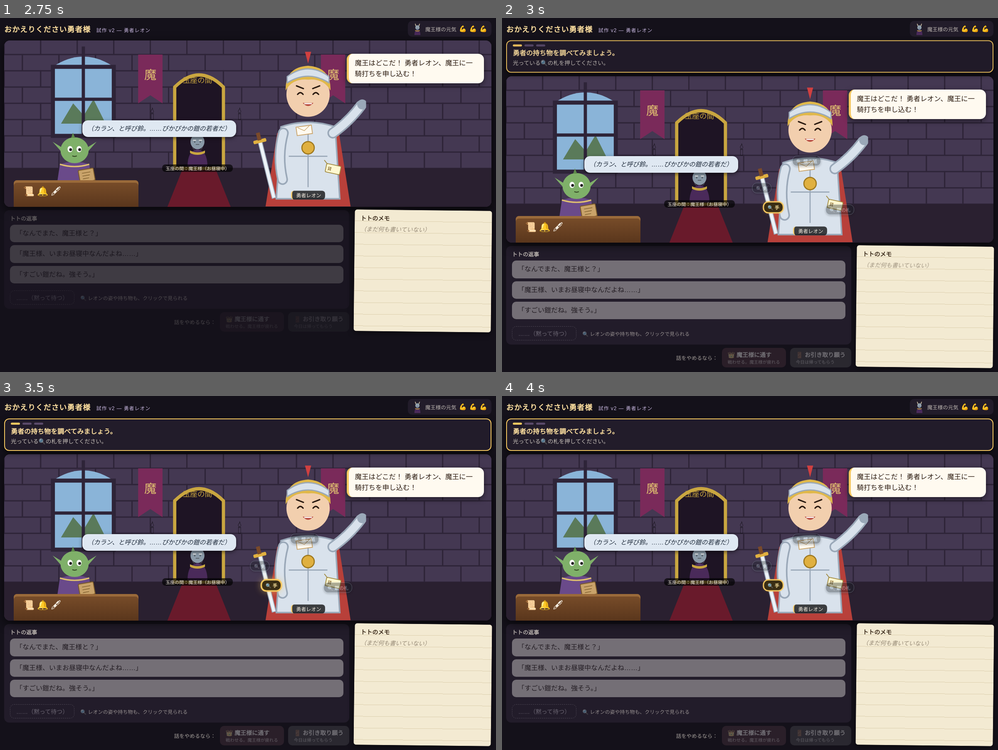
Above: before the commit, frames 1-4 (two rows, left to right).
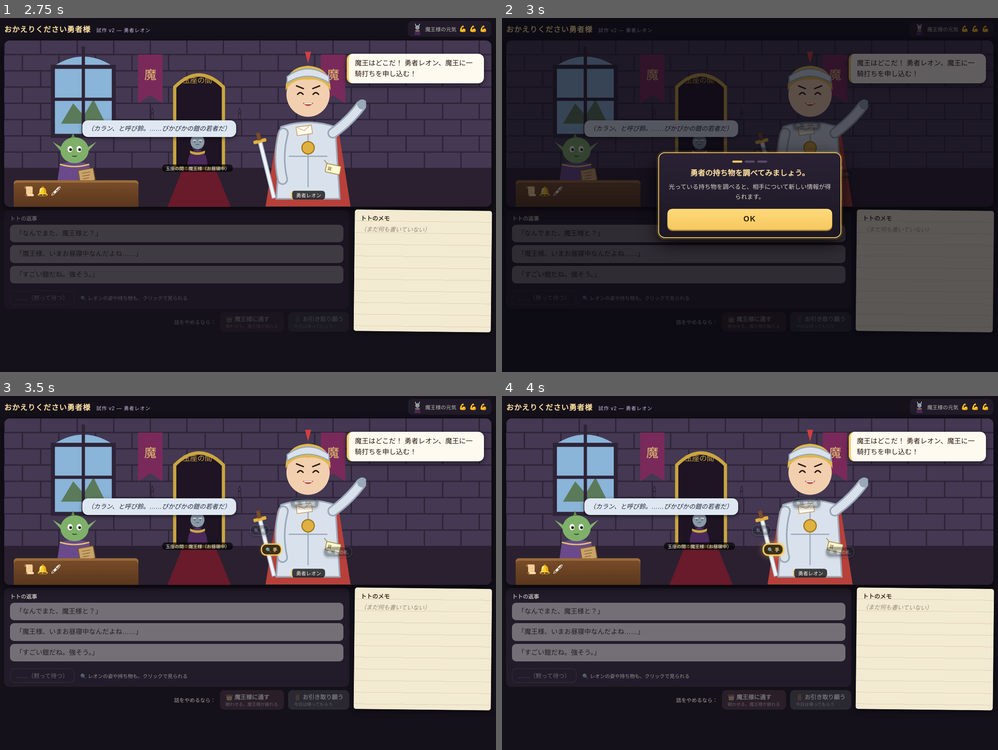
Above: after the commit, the same moments.

Repository: nakad-j/negotiation-quest
Game: browser game, page prototype/okaeri_v2/index.html
The game is run twice, just before and just after one commit, with the same random seed, the same clock (stepped at 60 frames per second) and the same inputs.
Inputs (mouse positions are in pixels of both pictures, inside the frame that each line leads up to; where the layout moved, square brackets give the same spot in the first picture):
- Up to frame 1 (2.75 s): click "▶ 次へ" at 0.27 s; click "▶ 続ける" at 0.52 s; hold Right 1.03-1.53 s; click (248, 141) at 1.07 s; tap Space every 0.5 s from 1.1 to 2.6 s; hold Down 1.58-1.85 s; click (148, 106) at 1.67 s; hold Left 1.9-2.47 s; click (347, 99) at 2.27 s; tap Escape at 2.52 s; hold Up from 2.52 s (still down)
- Up to frame 2 (3 s): release Up at 2.82 s; click (824, 156) [824, 191] at 2.87 s; hold Right from 2.87 s (still down)
- Up to frame 3 (3.5 s): keep holding Right; tap Space at 3.1 s; click (248, 597) at 3.27 s, where only the run after the commit has a clickable "OK"; click (124, 544) [124, 580] at 3.47 s
- Up to frame 4 (4 s): release Right at 3.53 s; hold Up 3.58-3.82 s; tap Space at 3.6 s; hold Left from 3.87 s (still down)

Frame 1 is identical in both runs. In frame 2, 66% of the frame differs, in the area x 0-100%, y 1-99%; in frame 3, 56%; in frame 4, 56%.

Commit message:
Convert tutorial to sequential modal dialogs
Replace the persistent coach panel with one centered modal per step:
read -> OK -> perform the highlighted action -> next modal.
Sequence: inspect hands -> repeat back a word -> choose a reply ->
final "これで準備は整いました…" modal; its OK unlocks everything and
shows the toast 「交渉係トト、お仕事開始！」.

- While a modal is open, TUT.allow() refuses every game action, #app is
  inert, outside clicks and Escape do nothing.
- OK is single-shot and starts a 350ms input guard so rapid taps cannot
  fall through to the game (also after the final OK).
- Each modal opens with a short ✓ line acknowledging the previous action.
- Completion flag and ?tutorial replay unchanged; game rules untouched.

Co-Authored-By: Claude Opus 5.5 <noreply@anthropic.com>

Diff:
--- a/prototype/okaeri_v2/tutorial.css
+++ b/prototype/okaeri_v2/tutorial.css
@@ -4,8 +4,7 @@
 body.tut #word-hint { display: none !important; }
 
 /* いま押す相手：金色の光（「本当の望み」と同じ色） */
-/* 上に貼りつく手引きの札の下に隠れないように、札の高さぶん余白をとってスクロールする */
-.tut-target, body.tut #replies-box { scroll-margin: calc(var(--coach-h, 0px) + 8px) 0 12px; }
+.tut-target, body.tut #replies-box { scroll-margin: 16px; }
 .badge.tut-target { background: #3a2e14; color: #ffe6a0; border-color: var(--need); animation: tutGlow 1.4s ease-in-out infinite; z-index: 5; }
 .word.tut-target { background: #ffe2a8; border-bottom: 2px solid #c07a30; animation: tutGlow 1.4s ease-in-out infinite; -webkit-box-decoration-break: clone; box-decoration-break: clone; }
 .reply.tut-target { animation: tutGlow 1.4s ease-in-out infinite; }
@@ -21,43 +20,46 @@
 .badge.tut-off:hover { transform: none; background: #10202ce6; color: #9fd0f0; }
 #silence.tut-off:hover { background: transparent; } .d-btn.tut-off:hover { filter: saturate(.4); }
 
-/* 手引きの札：タイトルの下・舞台の上（ふつうの並び）。スクロールしても、画面の上に貼りついて読める */
-#coach {
-  position: -webkit-sticky; position: sticky; top: env(safe-area-inset-top, 0px); z-index: 50;
-  background: #221c2a; border: 2px solid var(--need); border-radius: 12px; padding: 8px 14px 10px;
-  box-shadow: 0 4px 14px #000a; color: #f3ece0; animation: coachIn .3s ease-out;
+/* お知らせ（モーダル）：画面の真ん中に1枚。下の画面はうっすら暗く。OK だけが押せる */
+#tut-modal {
+  position: fixed; inset: 0; z-index: 100; display: flex; align-items: center; justify-content: center;
+  padding: max(16px, env(safe-area-inset-top)) max(16px, env(safe-area-inset-right)) max(16px, env(safe-area-inset-bottom)) max(16px, env(safe-area-inset-left));
+  background: #0a0810a6; animation: tmFade .25s ease-out; overscroll-behavior: contain; touch-action: none;
 }
-@keyframes coachIn { from { transform: translateY(-8px); opacity: 0; } }
-#coach.ok { border-color: var(--ok); }
-#coach.nudge { animation: coachNudge .4s; }
-@keyframes coachNudge { 20%, 60% { transform: translateX(-6px); } 40%, 80% { transform: translateX(6px); } }
-.co-dots { display: flex; gap: 6px; margin-bottom: 5px; }
-.co-dots span { width: 22px; height: 5px; border-radius: 3px; background: #5a4a6a; }
-.co-dots span.past { background: var(--ok); } .co-dots span.now { background: var(--need); }
-.co-title { font-size: 12.5px; color: var(--need); letter-spacing: .1em; margin-bottom: 2px; }
-.co-text { font-size: 16px; font-weight: bold; line-height: 1.5; color: #ffe0a0; }
-.co-text.co-ok { color: #c8f0d2; font-weight: normal; }
-.co-sub { font-size: 13.5px; line-height: 1.5; opacity: .8; margin-top: 2px; }
-#coach-go { display: block; width: 100%; margin-top: 10px; min-height: 48px; font-size: 16px; font-weight: bold; border: 0; border-radius: 10px;
-  background: #2e7a3e; color: #fff; cursor: pointer; touch-action: manipulation; }
-#coach-go:hover { background: #3a9a4e; }
+@keyframes tmFade { from { background: #0a081000; } }
+.tm-box {
+  width: min(440px, 100%); max-height: 100%; overflow-y: auto; touch-action: pan-y;
+  background: linear-gradient(#2a2234, #1c1724); border: 2px solid var(--need); border-radius: 16px;
+  padding: 18px 20px 18px; box-shadow: 0 0 0 4px #f6c86022, 0 12px 40px #000d; color: #f3ece0; text-align: center;
+  animation: tmIn .3s cubic-bezier(.3, 1.3, .5, 1);
+}
+@keyframes tmIn { from { transform: translateY(12px) scale(.94); opacity: 0; } }
+.tm-dots { display: flex; justify-content: center; gap: 6px; margin-bottom: 12px; }
+.tm-dots span { width: 24px; height: 5px; border-radius: 3px; background: #5a4a6a; }
+.tm-dots span.past { background: var(--ok); } .tm-dots span.now { background: var(--need); }
+.tm-ack { font-size: 13.5px; line-height: 1.55; color: #c8f0d2; background: #2e6a3e33; border: 1px solid #6fcf8a55; border-radius: 10px; padding: 6px 10px; margin-bottom: 12px; }
+.tm-head { font-size: 12.5px; letter-spacing: .12em; color: var(--need); margin-bottom: 4px; }
+.tm-title { font-size: 18px; font-weight: bold; line-height: 1.5; color: #ffe0a0; }
+.tm-text { font-size: 14.5px; line-height: 1.65; opacity: .88; margin-top: 8px; }
+.tm-ok {
+  display: block; width: 100%; min-height: 50px; margin-top: 16px; border: 0; border-radius: 12px; cursor: pointer;
+  font-size: 18px; font-weight: bold; letter-spacing: .1em; color: #2a1a00; background: linear-gradient(#ffd97a, #f6c860);
+  box-shadow: 0 3px 0 #b08a30; touch-action: manipulation; font-family: inherit;
+}
+.tm-ok:hover { filter: brightness(1.06); }
+.tm-ok:active { transform: translateY(2px); box-shadow: 0 1px 0 #b08a30; }
+.tm-ok:focus-visible { outline: 3px solid #fff; outline-offset: 2px; }
 
 /* 手引きを終えたとき、使えるようになったものを一度だけ光らせる */
 body.tut-free .badge, body.tut-free #silence, body.tut-free .d-btn { animation: tutFree 1.4s ease-out; }
 @keyframes tutFree { 30% { box-shadow: 0 0 0 3px #f6c860aa, 0 0 14px #f6c86088; } }
 
-/* v2.css は狭い画面で body に overflow-x: hidden をかけている。そのままだと body がスクロールの箱になり、
-   sticky が効かない。手引きのあいだだけ clip に（横にはみ出さないのは同じ。clip を知らない古いブラウザでは、札がページと一緒に流れるだけ） */
-@media (max-width: 820px) { body.tut { overflow-x: clip; } }
-
 @media (max-width: 480px) {
-  #coach { padding: 7px 12px 8px; border-radius: 10px; }
-  .co-dots { margin-bottom: 4px; } .co-dots span { width: 18px; height: 4px; }
-  .co-text { font-size: 15px; line-height: 1.45; }
-  .co-sub { font-size: 13px; line-height: 1.45; margin-top: 1px; }
-  #coach-go { margin-top: 8px; }
+  .tm-box { padding: 16px 16px 16px; border-radius: 14px; }
+  .tm-title { font-size: 17px; }
+  .tm-text { font-size: 14px; }
 }
 @media (prefers-reduced-motion: reduce) {
-  .tut-target, .tut-ping, #coach, #coach.nudge, body.tut-free .badge, body.tut-free #silence, body.tut-free .d-btn { animation: none !important; }
+  #tut-modal, .tm-box, .tut-target, .tut-ping, body.tut-free .badge, body.tut-free #silence, body.tut-free .d-btn { animation: none !important; }
   .tut-target { box-shadow: 0 0 0 3px #f6c860 !important; }
 }
--- a/prototype/okaeri_v2/tutorial.js
+++ b/prototype/okaeri_v2/tutorial.js
@@ -1,7 +1,9 @@
-// tutorial.js — はじめての応対（ガイドつき）
+// tutorial.js — はじめての応対（ガイドつき・1枚ずつのお知らせ）
 //
-// ・1手ずつ、決まった相手にだけ触れられる：🔍手 → 言葉「一騎打ち」→ 返事（3つのどれでも）→ 送り出し。
+// 流れ：お知らせ（OK）→ その手だけ押せる → 手が終わる → 次のお知らせ（OK）→ …
+//   🔍手 → 言葉「一騎打ち」→ 返事（3つのどれでも）→ 「これで準備は整いました」（OK で、すべて使える）
 // ・制限は見た目だけではない。game.js のクリック処理が TUT.allow() に聞き、だめなら何もしない。
+//   お知らせが開いているあいだは、すべて断る（さらに #app を inert にして、フォーカスも届かないようにする）。
 // ・使うのはふつうの遊びと同じ処理（look / turn）。ルールやせりふは変えない。
 // ・一度終えると localStorage に記録し、次（「もう一度」を含む）からは出さない。?tutorial で、もう一度出せる。
 const TUT = (() => {
@@ -9,19 +11,21 @@
   let saved = false;
   try { saved = localStorage.getItem(KEY) === '1'; } catch (e) { /* 保存できない環境では、毎回出す */ }
   let active = new URLSearchParams(location.search).has('tutorial') || !saved;
-  // intro（導入の場面）→ inspect → word → reply → release → completed。手を受けてから次までは wait。
+  // intro（導入の場面）→ modal → inspect → wait → modal → word → wait → modal → reply → wait → modal → completed
   let step = active ? 'intro' : 'completed';
-  let wordKey = null, accepted = null, coach = null;
+  let wordKey = null, accepted = null, modal = null, readyAt = 0;
 
+  // ack：ひとつ前の手がうまくいったことを、次のお知らせの頭で伝える
   const STEPS = {
-    inspect: { n: 1, text: '勇者の持ち物を調べてみましょう。', sub: '光っている🔍の札を押してください。',
-      ok: '見つけた！ 気づいたことは、トトのメモに書きとめられます。' },
-    word: { n: 2, text: '勇者の話の中から、気になる言葉を選んでみましょう。', sub: '選んだ言葉を、そのまま勇者に返します。',
-      ok: '言葉をそのまま返すと、勇者は話を続けてくれます。' },
-    reply: { n: 3, text: '勇者の話を踏まえて、返事を選んでみましょう。', sub: '3つのうち、どれを選んでもかまいません。',
-      ok: '返事しだいで、勇者の様子が変わっていきます。' },
+    inspect: { n: 1, title: '勇者の持ち物を調べてみましょう。', text: '光っている持ち物を調べると、相手について新しい情報が得られます。' },
+    word: { n: 2, ack: '見つけた！ 気づいたことは、トトのメモに書きとめられます。',
+      title: '勇者の話の中から、気になる言葉を選んでみましょう。', text: '光っている言葉を押すと、その言葉をそのまま勇者に返します。' },
+    reply: { n: 3, ack: '言葉をそのまま返すと、勇者は話を続けてくれます。',
+      title: '勇者の話を踏まえて、返事を選んでみましょう。', text: 'どの返事を選ぶかで、勇者の反応が変わります。' },
+    release: { n: 4, ack: '勇者が、返事に応えてくれました。', head: '魔王城の交渉係、仕事はじめ',
+      title: 'これで準備は整いました。さあ、勇者の話を聞いてみましょう。' },
   };
-  const ORDER = ['inspect', 'word', 'reply', 'release'];
+  const NEXT = { inspect: 'word', word: 'reply', reply: 'release' };
   const INTERACTIVE = '.badge, #v-bubble .word, .reply, #silence, .d-btn';
   const speed = () => (typeof SPEED === 'number' ? SPEED : 1);
 
@@ -30,29 +34,6 @@
     if (step === 'word') return `#v-bubble .word[data-w="${wordKey}"]`;
     if (step === 'reply') return '.reply';
     return null;
-  }
-
-  // ---------- 表示 ----------
-  function ensureCoach() {
-    if (coach) return coach;
-    coach = document.createElement('div');
-    coach.id = 'coach';
-    coach.setAttribute('role', 'status'); coach.setAttribute('aria-live', 'polite');
-    const stage = document.querySelector('#stage'); // タイトルの下・舞台の上に置く
-    stage.parentNode.insertBefore(coach, stage);
-    return coach;
-  }
-  function show(html, cls) {
-    const c = ensureCoach();
-    c.className = cls || '';
-    c.innerHTML = html;
-    const h = c.offsetHeight + 16;
-    document.documentElement.style.setProperty('--coach-h', `${h}px`);
-  }
-  const dots = (n) => `<div class="co-dots">${[1, 2, 3].map((i) => `<span class="${i < n ? 'past' : i === n ? 'now' : ''}"></span>`).join('')}</div>`;
-  function showStep() {
-    const s = STEPS[step];
-    show(`${dots(s.n)}<div class="co-text">${s.text}</div><div class="co-sub">${s.sub}</div>`);
   }
 
   // 触れられるものに、いま押す相手（tut-target）と、いまは押せないもの（tut-off）の印をつける。
@@ -66,40 +47,72 @@
       el.classList.toggle('tut-off', !on);
     });
   }
-  function nudge() {
-    if (!coach) return;
-    coach.classList.remove('nudge'); void coach.offsetWidth; coach.classList.add('nudge');
-    const sel = target();
-    document.querySelectorAll(sel || '#coach-go').forEach((el) => { el.classList.remove('tut-ping'); void el.offsetWidth; el.classList.add('tut-ping'); });
+  // ちがう所を押したとき：何も起こさず、いま押す相手を軽く光らせる
+  function ping() {
+    const sel = target(); if (!sel) return;
+    document.querySelectorAll(sel).forEach((el) => { el.classList.remove('tut-ping'); void el.offsetWidth; el.classList.add('tut-ping'); });
   }
 
+  // ---------- お知らせ（モーダル） ----------
+  const dots = (n) => `<div class="tm-dots" aria-hidden="true">${[1, 2, 3].map((i) => `<span class="${i < n ? 'past' : i === n ? 'now' : ''}"></span>`).join('')}</div>`;
+  function openModal(key) {
+    const s = STEPS[key];
+    step = 'modal'; mark();
+    const app = document.querySelector('#app');
+    if (app) app.inert = true; // 下の画面には、クリックもフォーカスも届かない
+    modal = document.createElement('div');
+    modal.id = 'tut-modal';
+    modal.innerHTML = `<div class="tm-box" role="dialog" aria-modal="true" aria-labelledby="tm-title">
+      ${dots(s.n)}
+      ${s.ack ? `<div class="tm-ack">✓ ${s.ack}</div>` : ''}
+      ${s.head ? `<div class="tm-head">${s.head}</div>` : ''}
+      <div class="tm-title" id="tm-title">${s.title}</div>
+      ${s.text ? `<div class="tm-text">${s.text}</div>` : ''}
+      <button class="tm-ok" type="button">OK</button>
+    </div>`;
+    document.body.appendChild(modal);
+    document.body.classList.add('tut-modal-open');
+    const ok = modal.querySelector('.tm-ok');
+    let pressed = false;
+    ok.addEventListener('click', (e) => {
+      e.stopPropagation();
+      if (pressed) return; // 連打しても、1回だけ
+      pressed = true;
+      readyAt = Date.now() + 350; // OK の連打が、閉じたあとの下の画面に落ちないように（最後の OK のあとも）
+      closeModal();
+      if (key === 'release') { finish(); if (typeof toast === 'function') toast('交渉係トト、お仕事開始！'); }
+      else start(key);
+    });
+    setTimeout(() => { try { ok.focus({ preventScroll: true }); } catch (e) { /* 古いブラウザ */ } }, 50);
+  }
+  function closeModal() {
+    if (!modal) return;
+    modal.remove(); modal = null;
+    document.body.classList.remove('tut-modal-open');
+    const app = document.querySelector('#app');
+    if (app) app.inert = false;
+  }
+  // お知らせが開いているあいだ：Esc などで閉じたり飛ばしたりしない
+  document.addEventListener('keydown', (e) => {
+    if (modal && e.key === 'Escape') { e.preventDefault(); e.stopPropagation(); }
+  }, true);
+
   // ---------- 進行 ----------
-  function go(s) {
-    step = s;
-    if (s === 'word') {
+  // OK のあと：その手だけを押せるようにする（OK の連打が下の画面に落ちないよう、少しだけ間をおく）
+  function start(key) {
+    if (key === 'word') {
       const w = document.querySelector('#v-bubble .word:not(.used)');
-      if (!w) return go('reply'); // 拾える言葉がないとき（ふつうは起きない）
+      if (!w) { step = 'wait'; return openModal('reply'); } // 拾える言葉がないとき（ふつうは起きない）
       wordKey = w.dataset.w;
     }
-    if (s === 'release') return release();
-    showStep(); mark();
-    const el = s === 'reply' ? document.querySelector('#replies-box') : document.querySelector(target());
-    if (el) el.scrollIntoView({ block: 'nearest', behavior: 'smooth' });
+    step = key; mark();
+    const el = key === 'reply' ? document.querySelector('#replies-box') : document.querySelector(target());
+    if (el) el.scrollIntoView({ block: 'center', behavior: 'smooth' });
   }
   function success(done) {
-    if (typeof S !== 'undefined' && S && S.over) return finish(); // 念のため：応対が終わってしまったとき
-    show(`${dots(STEPS[done].n)}<div class="co-text co-ok">✓ ${STEPS[done].ok}</div>`, 'ok');
-    setTimeout(() => go(ORDER[ORDER.indexOf(done) + 1]), 1900 * Math.max(speed(), 0.3));
-  }
-  function release() {
-    step = 'release'; mark();
-    show(`<div class="co-title">魔王城の交渉係、仕事はじめ</div>
-      <div class="co-text">これで準備は整いました。さあ、勇者の話を聞いてみましょう。</div>
-      <div class="co-sub">ここからは、どの手を使っても自由です。</div>
-      <button id="coach-go">話を聞く</button>`, 'release');
-    const btn = document.querySelector('#coach-go');
-    btn.addEventListener('click', () => { finish(); if (typeof toast === 'function') toast('交渉係トト、お仕事開始！'); }, { once: true });
-    btn.scrollIntoView({ block: 'nearest', behavior: 'smooth' });
+    if (typeof S !== 'undefined' && S && S.over) { closeModal(); return finish(); } // 念のため：応対が終わってしまったとき
+    // 勇者の反応が目に入ってから、次のお知らせ
+    setTimeout(() => openModal(NEXT[done]), 500 * Math.max(speed(), 0.3));
   }
   function finish() {
     if (!active) return;
@@ -107,8 +120,7 @@
     try { localStorage.setItem(KEY, '1'); } catch (e) { /* 保存できなくても続ける */ }
     document.querySelectorAll('.tut-target, .tut-off, .tut-ping').forEach((el) => el.classList.remove('tut-target', 'tut-off', 'tut-ping'));
     document.body.classList.remove('tut');
-    if (coach) { coach.remove(); coach = null; }
-    document.documentElement.style.removeProperty('--coach-h');
+    document.querySelector('#stage')?.scrollIntoView({ block: 'start', behavior: 'smooth' }); // 勇者と「お仕事開始！」が見えるように
     // 使えるようになったものを、一度だけ軽く光らせる
     document.body.classList.add('tut-free');
     setTimeout(() => document.body.classList.remove('tut-free'), 1600);
@@ -117,22 +129,28 @@
   return {
     get active() { return active; },
     get step() { return step; },
+    get modalOpen() { return !!modal; },
     // ページを開いたとき：導入の場面のあいだから、ふつうの手引き（下線のヒント）を隠しておく
     init() { if (active) document.body.classList.add('tut'); },
     // 最初のせりふのあと（game.js の start から）
-    begin() { if (active && step === 'intro') go('inspect'); },
+    begin() { if (active && step === 'intro') openModal('inspect'); },
     mark,
     // game.js のクリック処理から：kind = look / word / reply / silence / fight / refuse
     allow(kind, key) {
+      if (Date.now() < readyAt) return false; // OK を押した直後は、何も受けつけない
       if (!active) return true;
+      if (modal) return false; // お知らせ中は、何も受けつけない
       const ok = (step === 'inspect' && kind === 'look' && key === 'hands')
         || (step === 'word' && kind === 'word' && key === wordKey)
         || (step === 'reply' && kind === 'reply');
-      if (ok) { accepted = step; step = 'wait'; mark(); return true; }
-      if (step !== 'wait' && step !== 'intro') nudge(); // ちがう所を押した：何も起こさず、いま押す所を知らせる
+      if (ok) {
+        if (step === 'reply') setTimeout(() => document.querySelector('#v-bubble')?.scrollIntoView({ block: 'nearest', behavior: 'smooth' }), 300); // 勇者の反応が見えるように
+        accepted = step; step = 'wait'; mark(); return true;
+      }
+      if (step === 'inspect' || step === 'word' || step === 'reply') ping();
       return false;
     },
-    // 受けつけた手が終わったら、次へ
+    // 受けつけた手が終わったら、次のお知らせへ
     after(p) {
       if (!active || !accepted) return p;
       const done = accepted; accepted = null;
